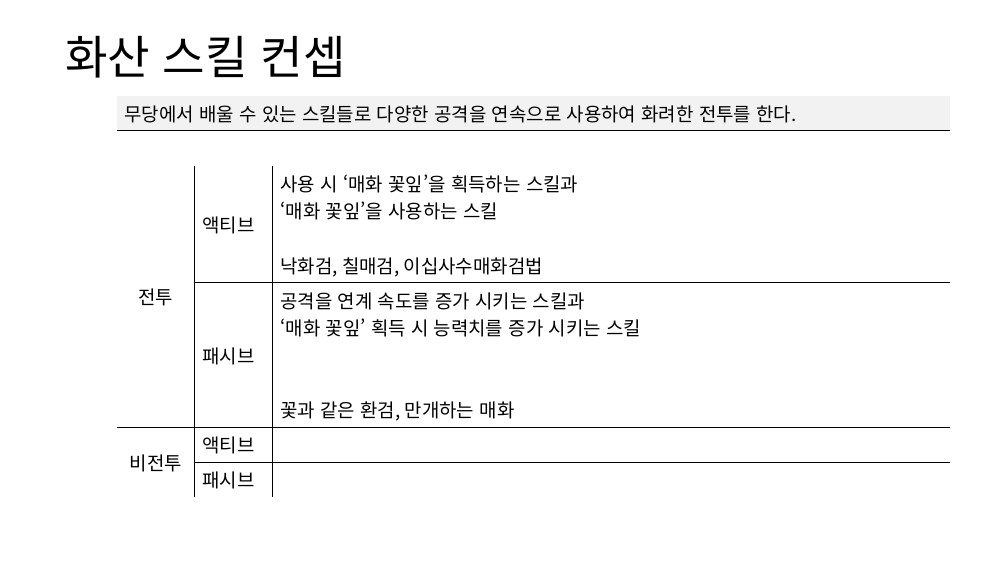
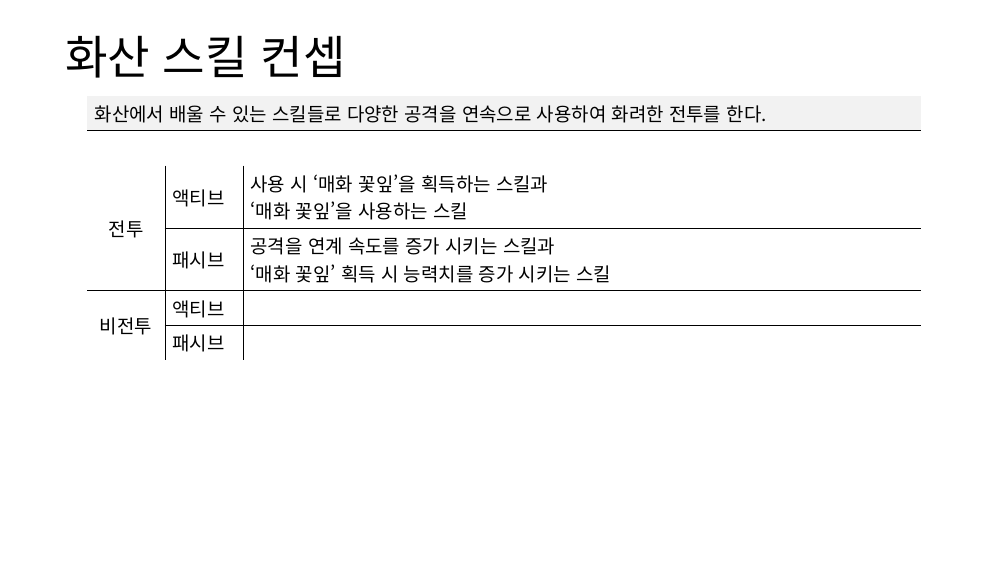
Before and after one commit to yjk0401/unityenginebasic_9th, a slide deck: slide 9 of 기획/방랑엽사전/스킬 기획서.pptx. Drawn at 1008x567 pixels with LibreOffice and Linux fonts; fonts in the diff are those of the drawing. Boxes give left, top, right and bottom in pixels: in the first picture for what was removed or moved away, otherwise in the second. Text is boxed around its words. In the diff, an @@ line names an element or a change of style, - is before the commit and + after.

```diff
--- a/기획/방랑엽사전/스킬 기획서.pptx
+++ b/기획/방랑엽사전/스킬 기획서.pptx
@@ table at (87, 96, 920, 356) @@
-row 1, column 1: 무당에서 배울 수 있는 스킬들로 다양한 공격을 연속으로 사용하여 화려한 전투를 한다.
+row 1, column 1: 화산에서 배울 수 있는 스킬들로 다양한 공격을 연속으로 사용하여 화려한 전투를 한다.
-row 3, column 3: 사용 시 ‘매화 꽃잎’을 획득하는 스킬과 / ‘매화 꽃잎’을 사용하는 스킬 / 낙화검, 칠매검, 이십사수매화검법
+row 3, column 3: 사용 시 ‘매화 꽃잎’을 획득하는 스킬과 / ‘매화 꽃잎’을 사용하는 스킬
-row 4, column 3: 공격을 연계 속도를 증가 시키는 스킬과 / ‘매화 꽃잎’ 획득 시 능력치를 증가 시키는 스킬 / 꽃과 같은 환검, 만개하는 매화
+row 4, column 3: 공격을 연계 속도를 증가 시키는 스킬과 / ‘매화 꽃잎’ 획득 시 능력치를 증가 시키는 스킬
@@ table: place and size @@
-table at (117, 96, 951, 493)
+table at (87, 96, 920, 356)
```
Also in this commit, not shown: 14 other slides changed, 4 slides added, 3 other files.
